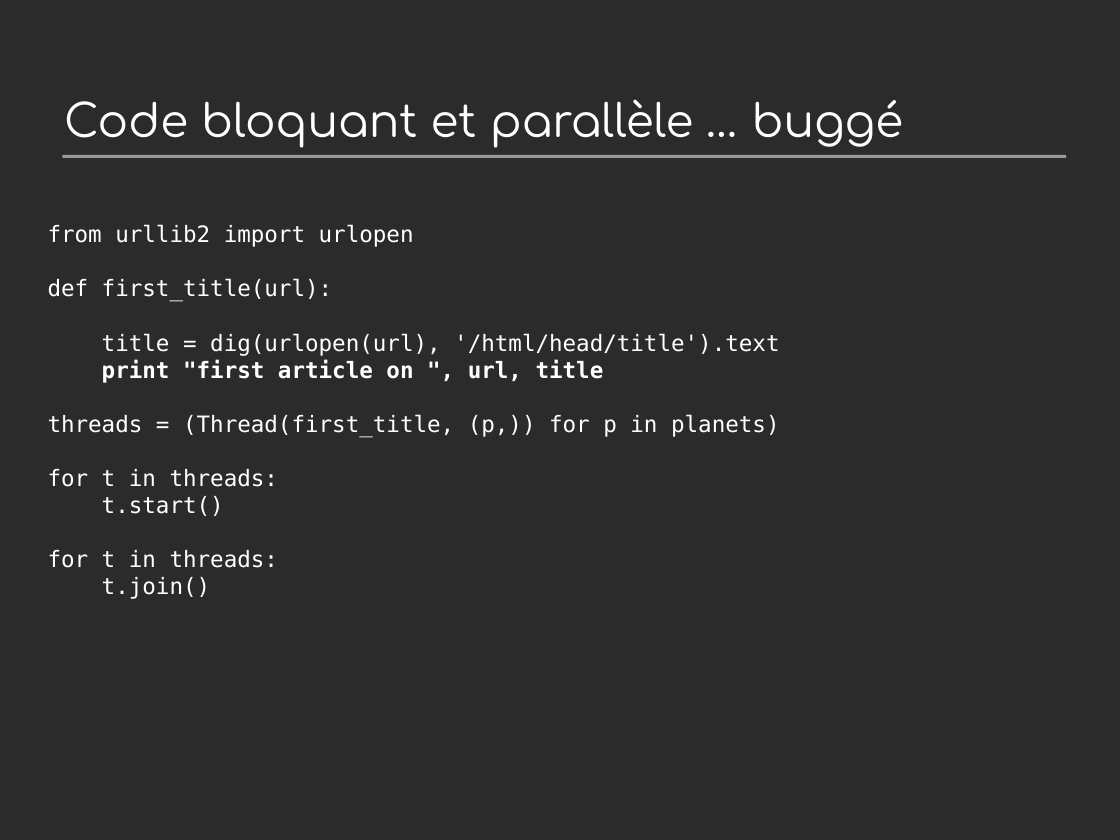
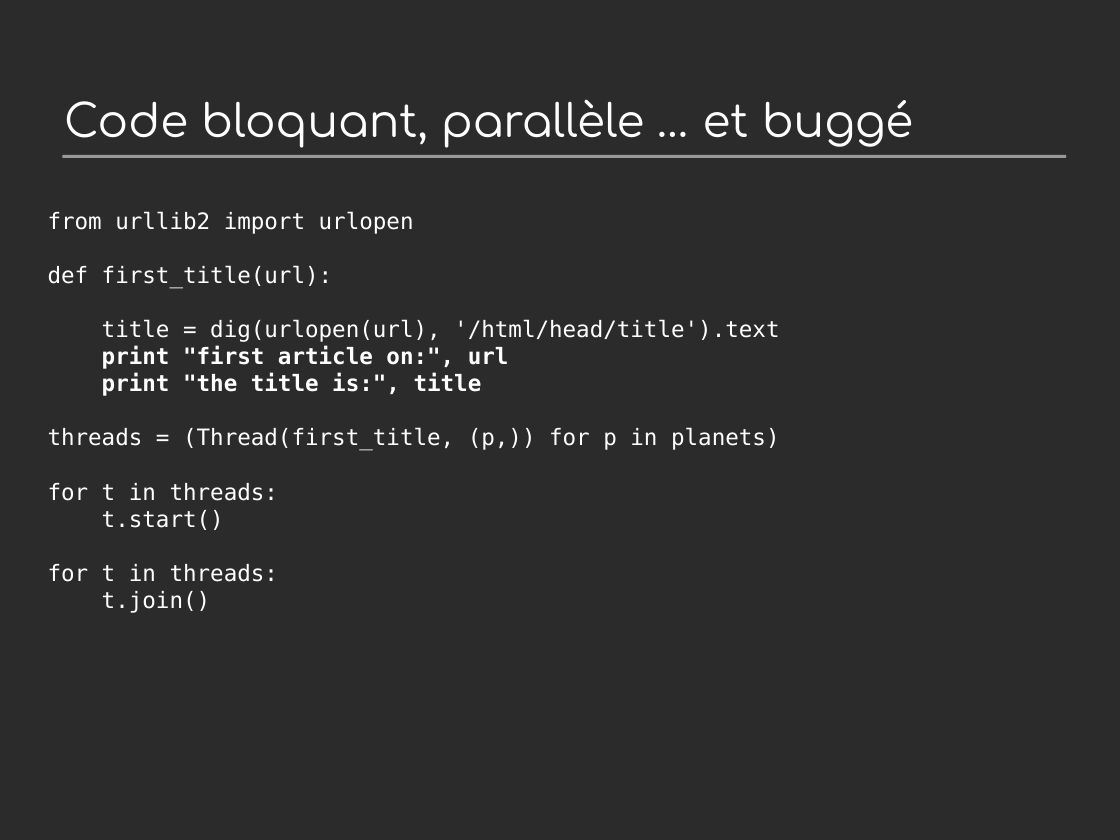
Before and after one commit to jdb/jdb.github.com, a slide deck: slide 11 of imap_idle/pycon-presentation/imap-idle-makingoff.odp. Drawn at 1120x840 pixels with LibreOffice and Linux fonts; fonts in the diff are those of the drawing; background and template pictures are left out; a plain dark background stands for a picture behind light text. Boxes give left, top, right and bottom in pixels: in the first picture for what was removed or moved away, otherwise in the second. Text is boxed around its words. In the diff, an @@ line names an element or a change of style, - is before the commit and + after.

```diff
--- a/imap_idle/pycon-presentation/imap-idle-makingoff.odp
+++ b/imap_idle/pycon-presentation/imap-idle-makingoff.odp
@@ title at <box>64,99,913,147</box>: text changed @@
-Code bloquant et parallèle … buggé
+Code bloquant, parallèle … et buggé
@@ title at <box>48,211,779,613</box>: text changed @@
-from urllib2 import urlopen
-def first_title(url):
-title = dig(urlopen(url), '/html/head/title').text
-print "first article on ", url, title
-threads = (Thread(first_title, (p,)) for p in planets)
-for t in threads:
-t.start()
-for t in threads:
-t.join()
+from urllib2 import urlopen
+def first_title(url):
+title = dig(urlopen(url), '/html/head/title').text
+print "first article on:", url
+print "the title is:", title
+threads = (Thread(first_title, (p,)) for p in planets)
+for t in threads:
+t.start()
+for t in threads:
+t.join()
```
Also in this commit, not shown: 11 other slides changed, 4 slides added, 1 slide removed, 2 other files.
